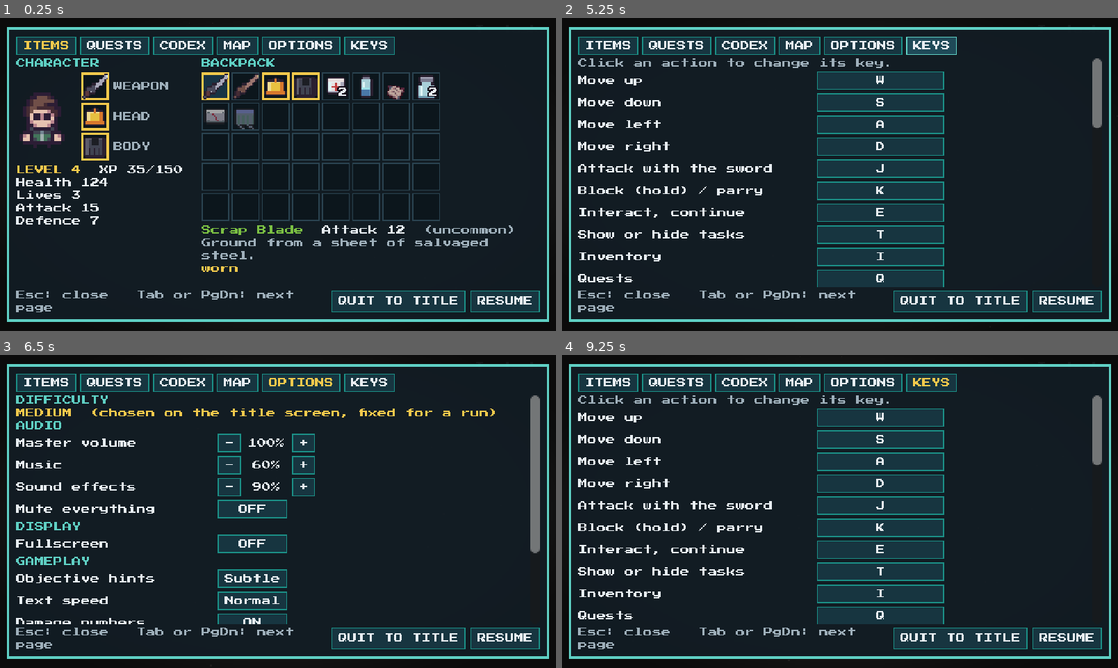
Above: before the commit, frames 1-4 (two rows, left to right).
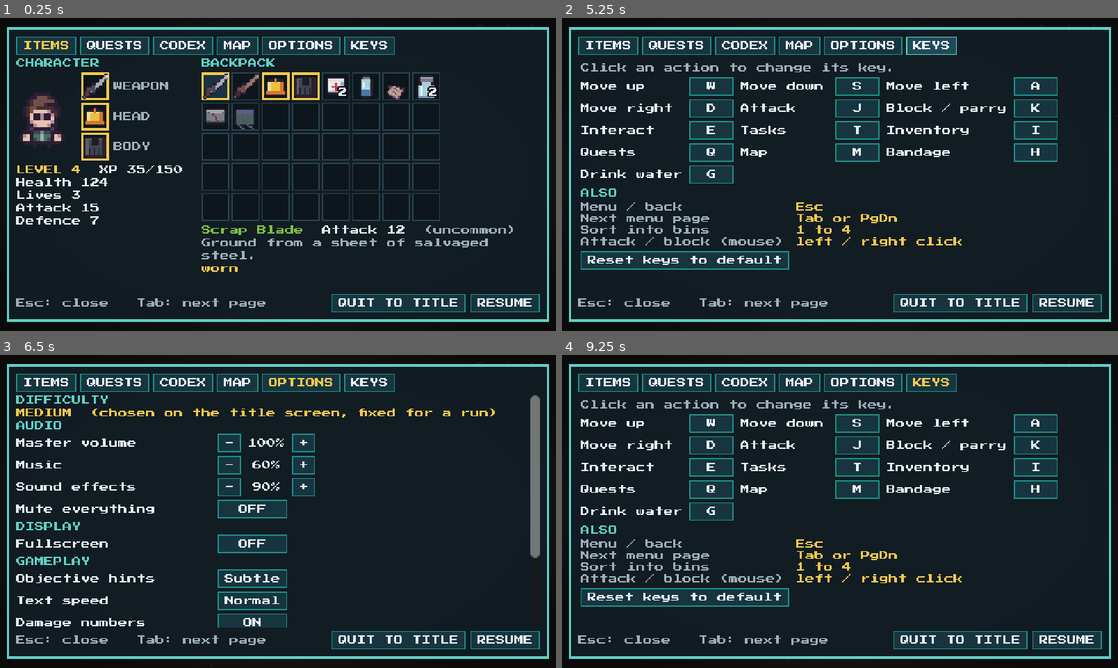
Above: after the commit, the same moments.

Repository: hsan-gg/the-last-drop
Game: Godot game, scene res://test/e2e/ui_preview.tscn
Two runs of this game, one before a commit and one after it. Both use one fixed random seed, a clock stepped at 60 frames per second and the inputs below. This scene is started directly instead of the project's main scene.
Inputs:
- Up to frame 1 (0.25 s): no input
- Up to frame 2 (5.25 s): click "ITEMS" at 0.5 s; click "QUESTS" at 1.25 s; click "DONE" at 2 s; click "DONE" at 2.75 s; click "CODEX" at 3.5 s; click "MAP" at 4.25 s; click "KEYS" at 5 s
- Up to frame 3 (6.5 s): click "W" at 5.75 s
- Up to frame 4 (9.25 s): click "Normal" at 6.5 s; click "-" at 7.25 s; click "+" at 8 s; click "-" at 8.75 s

The runs differ from the first frame. In frame 1, 1.6% of the frame differs, in the area x 2-98%, y 87-94%; in frame 2, 26%, in the area x 2-98%, y 12-94%; in frame 3, 1.8%; in frame 4, 26%.

Commit message:
fix: compact controls tab, shorter menu hint, codex preview shot

Diff:
--- a/test/e2e/ui_preview.gd
+++ b/test/e2e/ui_preview.gd
@@ -53,6 +53,10 @@
 		3:
 			_menu.open(GameMenu.CONTROLS)
 		4:
+			GameState.set_flag("lesson_seen_battery_leak")
+			GameState.set_flag("lesson_seen_runoff")
+			_menu.open(GameMenu.CODEX)
+		5:
 			_menu.close()
 			_tracker.toggle()
 			_banners.push("OBJECTIVE COMPLETE", "Find a water source", UiTheme.COLOR_GREEN, 5.0)
--- a/ui/menu/controls_tab.gd
+++ b/ui/menu/controls_tab.gd
@@ -5,17 +5,18 @@
 
 const ACTION_NAMES := {
 	"move_up": "Move up", "move_down": "Move down", "move_left": "Move left", "move_right": "Move right",
-	"attack": "Attack with the sword", "block": "Block (hold) / parry", "interact": "Interact, continue",
-	"tracker": "Show or hide tasks", "equipment": "Inventory", "journal": "Quests", "map": "Map",
-	"quick_heal": "Use a bandage", "quick_drink": "Drink purified water",
+	"attack": "Attack", "block": "Block / parry", "interact": "Interact",
+	"tracker": "Tasks", "equipment": "Inventory", "journal": "Quests", "map": "Map",
+	"quick_heal": "Bandage", "quick_drink": "Drink water",
 }
 const FIXED_KEYS := [
-	["Attack / block", "left / right mouse button"],
-	["Open the menu", "Esc"],
-	["Switch menu tab", "Tab"],
-	["Sort waste", "1 to 4"],
-	["Leave a puzzle", "Esc"],
+	["Menu / back", "Esc"],
+	["Next menu page", "Tab or PgDn"],
+	["Sort into bins", "1 to 4"],
+	["Attack / block (mouse)", "left / right click"],
 ]
+const NAME_WIDTH := 76
+const KEY_WIDTH := 38
 
 var _capturing := ""
 var _buttons: Dictionary = {}
@@ -64,40 +65,53 @@
 
 
 func _build() -> void:
-	set_anchors_preset(Control.PRESET_FULL_RECT)
-	var scroll := ScrollContainer.new()
-	scroll.set_anchors_preset(Control.PRESET_FULL_RECT)
-	scroll.horizontal_scroll_mode = ScrollContainer.SCROLL_MODE_DISABLED
-	add_child(scroll)
-	var list := VBoxContainer.new()
-	list.size_flags_horizontal = Control.SIZE_EXPAND_FILL
-	list.add_theme_constant_override("separation", 3)
-	scroll.add_child(list)
+	var margin := MarginContainer.new()
+	margin.set_anchors_and_offsets_preset(Control.PRESET_FULL_RECT)
+	margin.add_theme_constant_override("margin_top", 4)
+	margin.add_theme_constant_override("margin_left", 2)
+	margin.add_theme_constant_override("margin_right", 2)
+	add_child(margin)
+	var column := VBoxContainer.new()
+	column.add_theme_constant_override("separation", 4)
+	margin.add_child(column)
 	_status = _label("", UiTheme.COLOR_MUTED)
-	list.add_child(_status)
+	_status.autowrap_mode = TextServer.AUTOWRAP_OFF
+	column.add_child(_status)
+	var grid := GridContainer.new()
+	grid.columns = 6
+	grid.add_theme_constant_override("h_separation", 6)
+	grid.add_theme_constant_override("v_separation", 3)
+	column.add_child(grid)
 	for action in Settings.REBINDABLE:
-		var row := HBoxContainer.new()
-		row.add_theme_constant_override("separation", 6)
-		var label := _label(ACTION_NAMES.get(action, action))
-		label.autowrap_mode = TextServer.AUTOWRAP_OFF
-		label.custom_minimum_size = Vector2(200, 0)
-		row.add_child(label)
+		grid.add_child(_name_cell(ACTION_NAMES.get(action, action), UiTheme.COLOR_TEXT))
 		var button := Button.new()
-		button.custom_minimum_size = Vector2(110, 0)
+		button.custom_minimum_size = Vector2(KEY_WIDTH, 0)
+		button.add_theme_font_size_override("font_size", 8)
 		button.pressed.connect(begin_capture.bind(action))
 		_buttons[action] = button
-		row.add_child(button)
-		list.add_child(row)
-	list.add_child(_label("FIXED", UiTheme.COLOR_TEAL))
+		grid.add_child(button)
+	column.add_child(_label("ALSO", UiTheme.COLOR_TEAL))
+	var fixed := GridContainer.new()
+	fixed.columns = 2
+	fixed.add_theme_constant_override("h_separation", 10)
+	fixed.add_theme_constant_override("v_separation", 2)
+	column.add_child(fixed)
 	for pair in FIXED_KEYS:
-		var row := HBoxContainer.new()
-		var name_label := _label(pair[0], UiTheme.COLOR_MUTED)
-		name_label.autowrap_mode = TextServer.AUTOWRAP_OFF
-		name_label.custom_minimum_size = Vector2(200, 0)
-		row.add_child(name_label)
-		row.add_child(_label(pair[1], UiTheme.COLOR_MUTED))
-		list.add_child(row)
+		var name_cell := _name_cell(pair[0], UiTheme.COLOR_MUTED)
+		name_cell.custom_minimum_size = Vector2(NAME_WIDTH * 1.5, 0)
+		fixed.add_child(name_cell)
+		fixed.add_child(_name_cell(pair[1], UiTheme.COLOR_YELLOW))
 	var reset := Button.new()
 	reset.text = "Reset keys to default"
+	reset.add_theme_font_size_override("font_size", 8)
+	reset.size_flags_horizontal = Control.SIZE_SHRINK_BEGIN
 	reset.pressed.connect(Settings.reset_controls)
-	list.add_child(reset)
+	column.add_child(reset)
+
+
+func _name_cell(text: String, color: Color) -> Label:
+	var cell := _label(text, color)
+	cell.autowrap_mode = TextServer.AUTOWRAP_OFF
+	cell.custom_minimum_size = Vector2(NAME_WIDTH, 0)
+	cell.size_flags_vertical = Control.SIZE_SHRINK_CENTER
+	return cell
--- a/ui/menu/game_menu.gd
+++ b/ui/menu/game_menu.gd
@@ -63,7 +63,8 @@
 		_tab_buttons.append(button)
 	var footer := HBoxContainer.new()
 	_box.add_child(footer)
-	var hint := _label("Esc: close   Tab or PgDn: next page", UiTheme.COLOR_MUTED)
+	var hint := _label("Esc: close   Tab: next page", UiTheme.COLOR_MUTED)
+	hint.autowrap_mode = TextServer.AUTOWRAP_OFF
 	hint.size_flags_horizontal = Control.SIZE_EXPAND_FILL
 	footer.add_child(hint)
 	if not title_mode:
